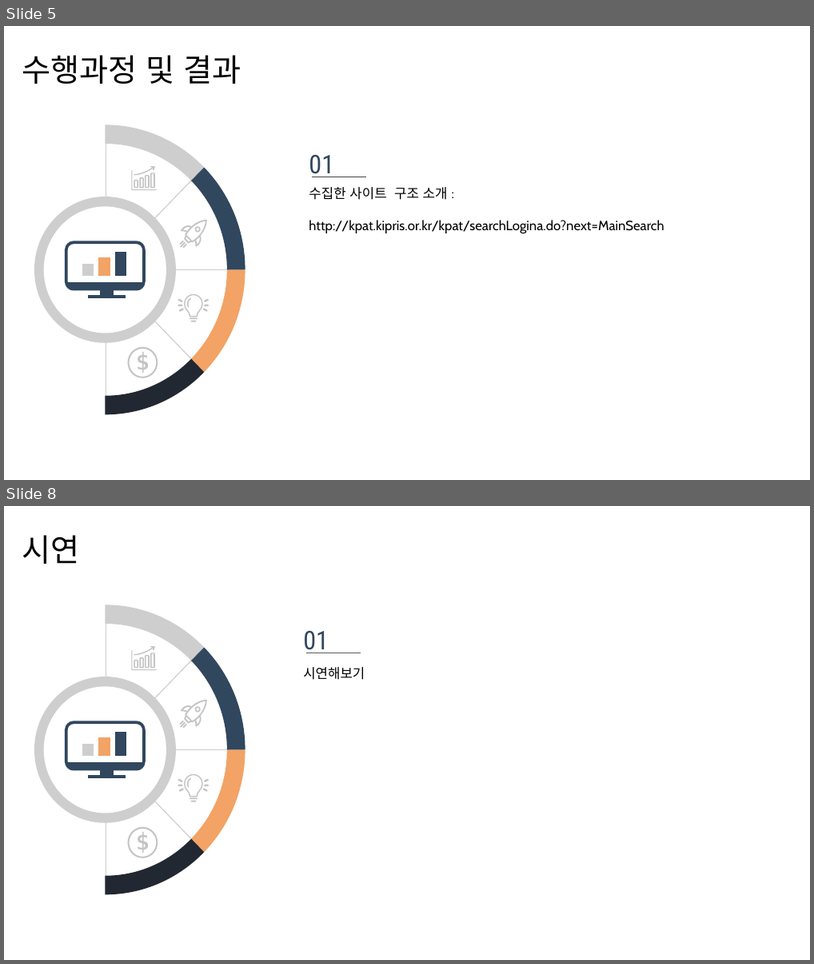
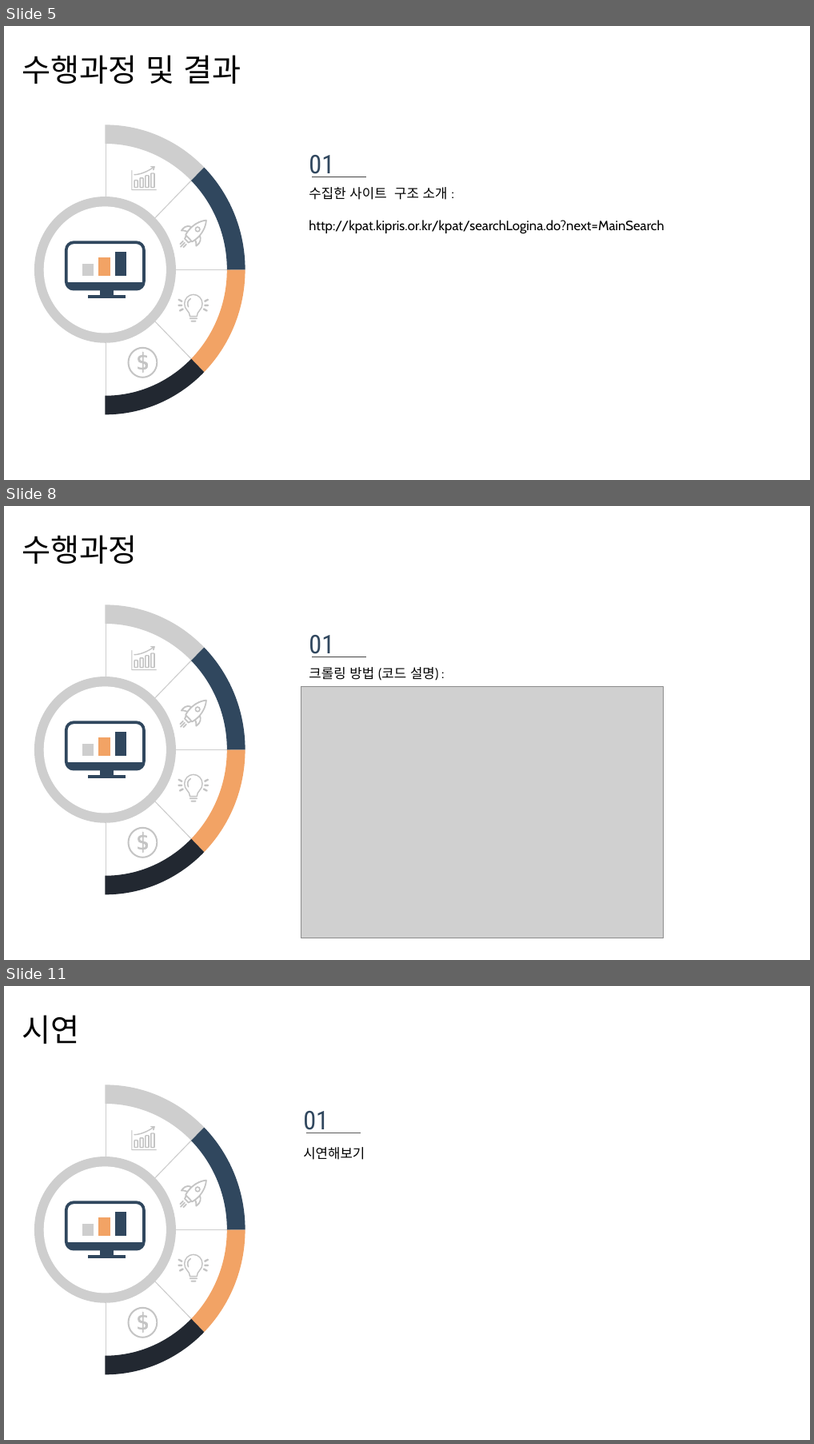
Before and after one commit to Lee-Ju-Yeong/frontend, a slide deck: Crawling/project/특허크롤링.pptx. Shown one above the other, each under a label of ours: slides 5 and 8 before the commit, slides 5, 8 and 11 after it; the slides between them are not shown. The pictures are 814x964 and 814x1444 pixels, drawn with LibreOffice and Linux fonts; fonts in the diff are those of the drawing; grey boxes stand for pictures. Boxes give left, top, right and bottom in pixels: in the first picture for what was removed or moved away, otherwise in the second. Text is boxed around its words. In the diff, an @@ line names an element or a change of style, - is before the commit and + after.

```diff
--- a/Crawling/project/특허크롤링.pptx
+++ b/Crawling/project/특허크롤링.pptx
@@ slide 8 added at [4,506,810,960], background #FFFFFF @@
@@ text added at [22,535,137,564], 28 pt, text #000000 @@
+수행과정
@@ text added at [309,635,334,657], 23 pt, text #30475E @@
+01
@@ text added at [309,667,438,680], 12 pt, text #000000 @@
+크롤링 방법 (코드 설명) :
@@ line added from (312, 656) to (367, 656), #434343 0.75 pt @@
@@ picture added at [301,687,664,938] @@
@@ group added at [34,604,245,894]: 41 freeform shapes @@
@@ what was slide 8 is now slide 11 @@
```
Also in this commit, not shown: 2 slides changed, 2 other slides added, 4 other files.
